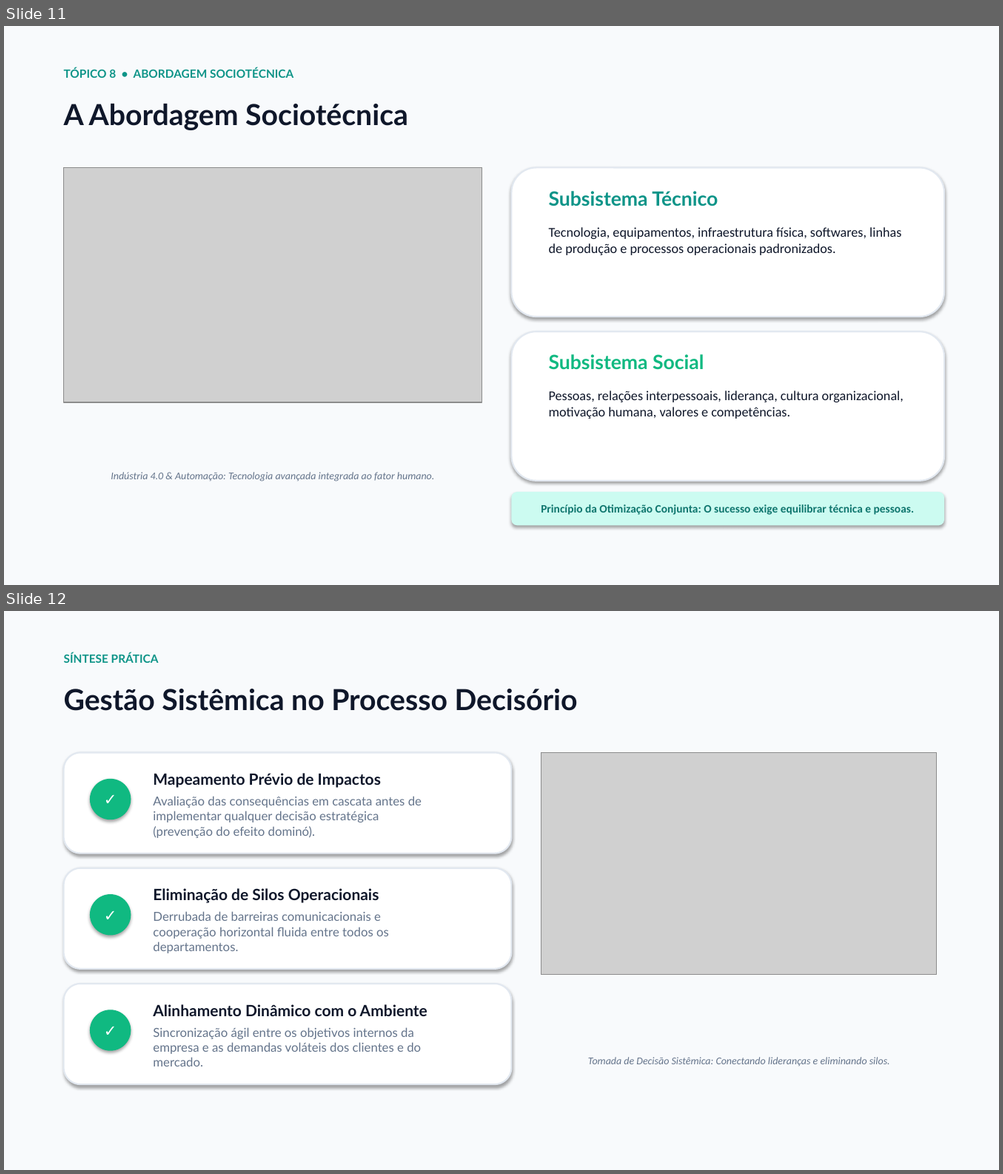
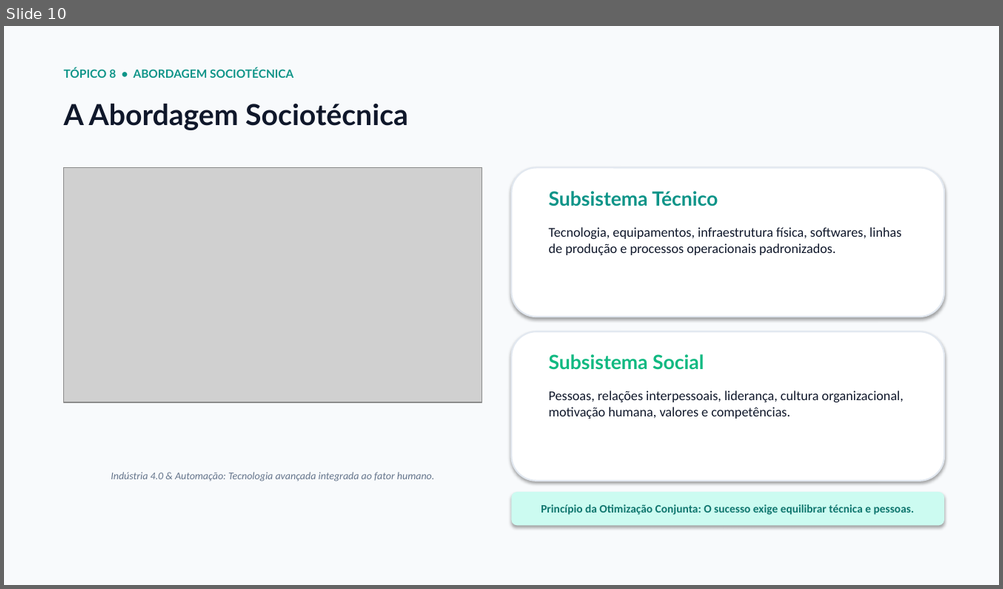
Before and after one commit to felipiinhoz/teoriasistemas, a slide deck: apresentacao_teoria_sistemica.pptx. Shown one above the other, each under a label of ours: slides 11 and 12 before the commit, slide 10 after it. The pictures are 1003x1174 and 1003x589 pixels, drawn with LibreOffice and Linux fonts; fonts in the diff are those of the drawing; grey boxes stand for pictures. Boxes give left, top, right and bottom in pixels: in the first picture for what was removed or moved away, otherwise in the second. Text is boxed around its words. In the diff, an @@ line names an element or a change of style, - is before the commit and + after.

Commit message:
Remover slides de Objetivos e Processo Decisorio e sincronizar apresentacao com 12 slides

```diff
--- a/apresentacao_teoria_sistemica.pptx
+++ b/apresentacao_teoria_sistemica.pptx
@@ slide 12 removed at (x1=4, y1=611, x2=999, y2=1170), background #F8FAFC @@
@@ text removed at (x1=64, y1=653, x2=159, y2=663) @@
-SÍNTESE PRÁTICA
@@ text removed at (x1=64, y1=689, x2=578, y2=711) @@
-Gestão Sistêmica no Processo Decisório
@@ rounded rectangle removed at (x1=64, y1=753, x2=512, y2=854) @@
@@ picture removed at (x1=541, y1=753, x2=936, y2=975) @@
@@ ellipse removed at (x1=90, y1=779, x2=131, y2=820) @@
-✓
@@ text removed at (x1=153, y1=773, x2=381, y2=788) @@
-Mapeamento Prévio de Impactos
@@ text removed at (x1=153, y1=796, x2=421, y2=838) @@
-Avaliação das consequências em cascata antes de implementar qualquer decisão estratégica (prevenção do efeito dominó).
@@ rounded rectangle removed at (x1=64, y1=869, x2=512, y2=969) @@
@@ ellipse removed at (x1=90, y1=894, x2=131, y2=936) @@
-✓
@@ text removed at (x1=153, y1=889, x2=379, y2=903) @@
-Eliminação de Silos Operacionais
@@ text removed at (x1=153, y1=911, x2=389, y2=954) @@
-Derrubada de barreiras comunicacionais e cooperação horizontal fluida entre todos os departamentos.
@@ rounded rectangle removed at (x1=64, y1=984, x2=512, y2=1085) @@
@@ ellipse removed at (x1=90, y1=1010, x2=131, y2=1051) @@
-✓
@@ text removed at (x1=153, y1=1005, x2=427, y2=1017) @@
-Alinhamento Dinâmico com o Ambiente
@@ text removed at (x1=153, y1=1028, x2=421, y2=1067) @@
-Sincronização ágil entre os objetivos internos da empresa e as demandas voláteis dos clientes e do mercado.
@@ text removed at (x1=588, y1=1057, x2=890, y2=1067) @@
-Tomada de Decisão Sistêmica: Conectando lideranças e eliminando silos.
@@ what was slide 11 is now slide 10 @@
```
Also in this commit, not shown: 1 other slide removed, 3 other files.
